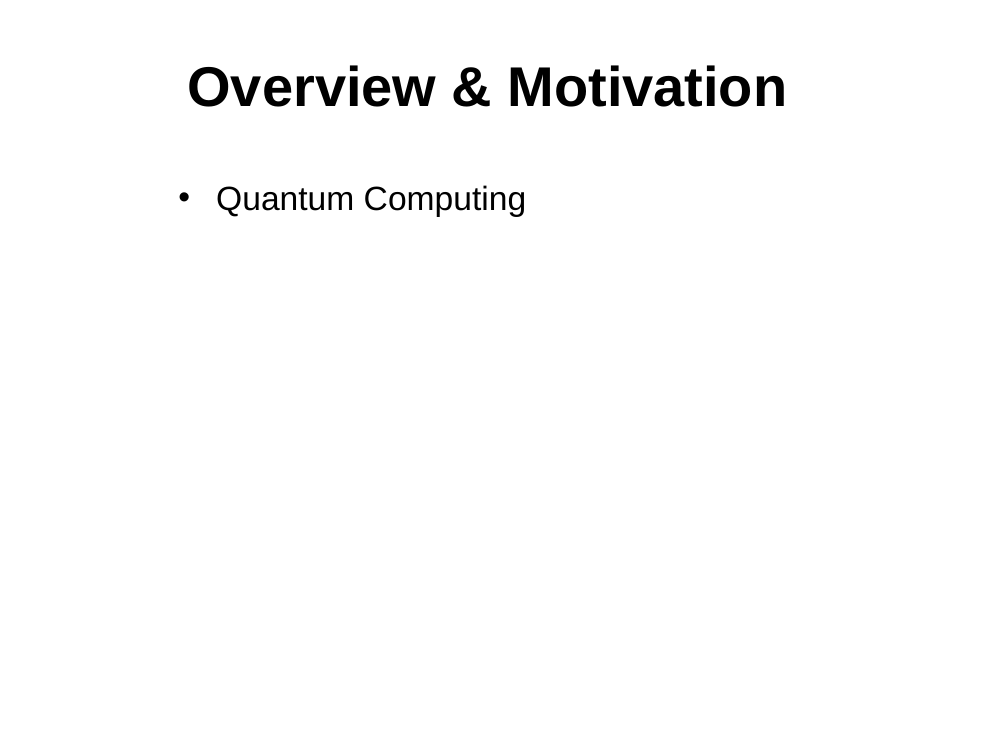
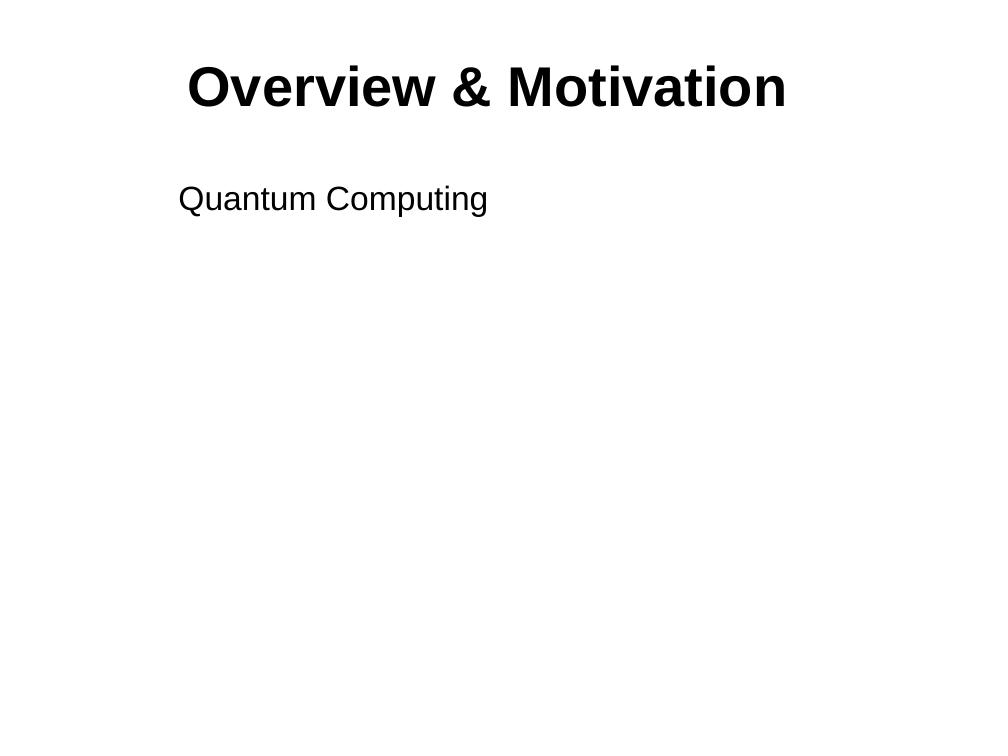
Before and after one commit to sdk21/PLT, a slide deck: slide 3 of Demo/Qlang.pptx. Drawn at 1008x756 pixels with LibreOffice and Linux fonts; fonts in the diff are those of the drawing; background and template pictures are left out. Boxes give left, top, right and bottom in pixels: in the first picture for what was removed or moved away, otherwise in the second. Text is boxed around its words. In the diff, an @@ line names an element or a change of style, - is before the commit and + after.

```diff
--- a/Demo/Qlang.pptx
+++ b/Demo/Qlang.pptx
@@ text "Quantum Computing" at [178, 185, 488, 217]: bullet • to none @@
```
Also in this commit, not shown: 3 other slides changed, 5 slides added, 2 slides removed.
